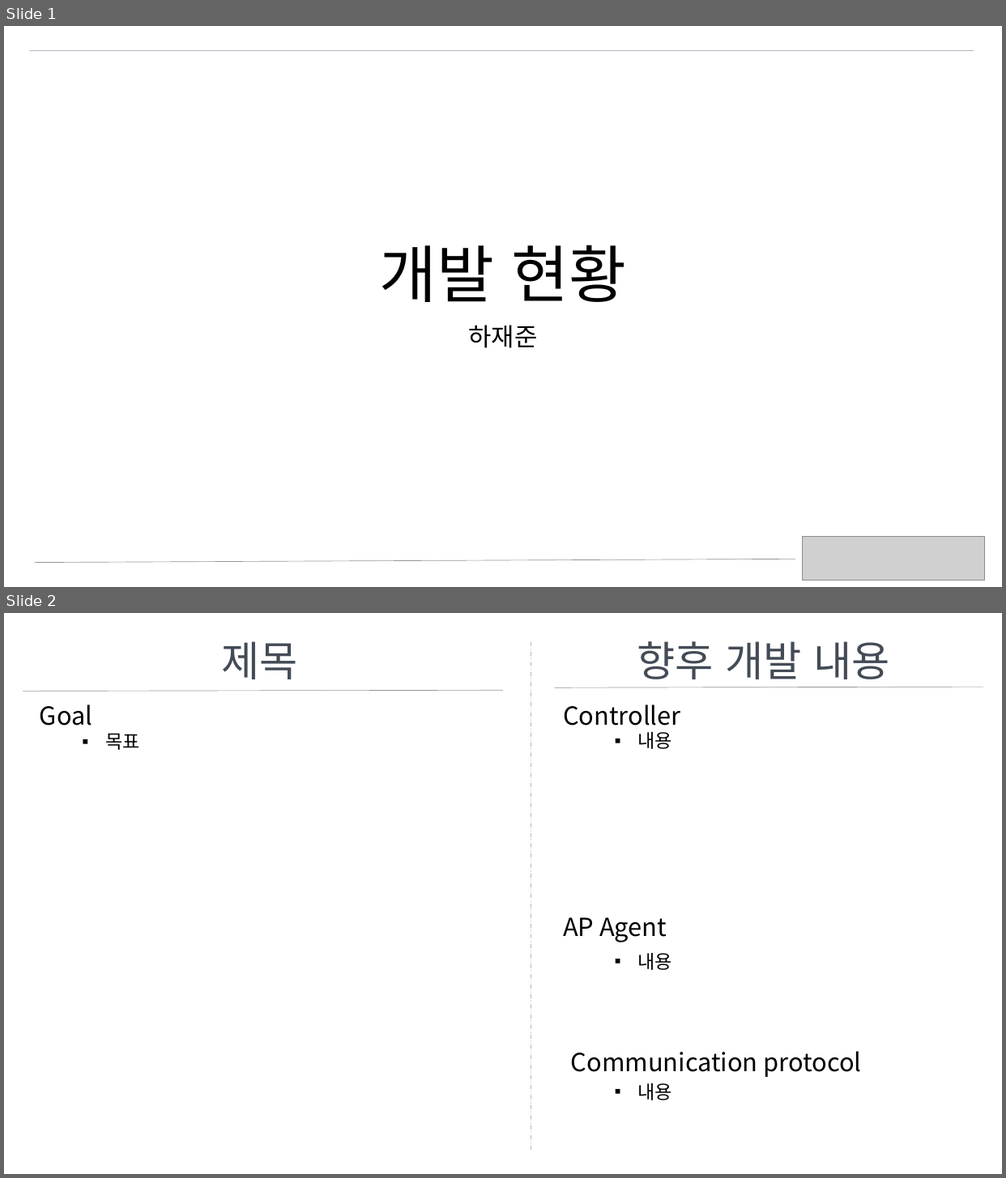
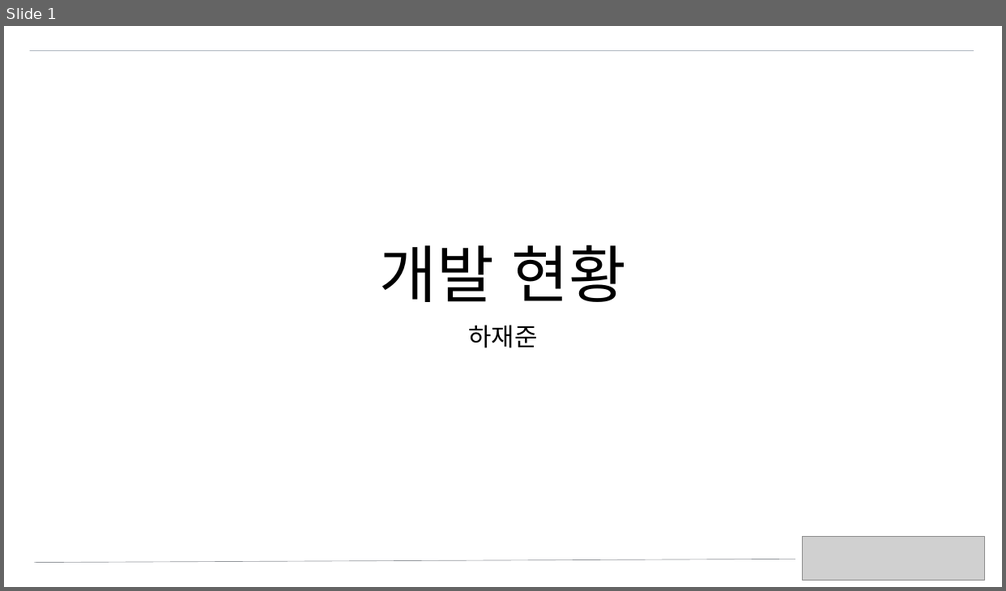
Before and after one commit to jaejunha/Paper, a slide deck: Daily(written_in_Korean)/180913.pptx. Shown one above the other, each under a label of ours: slides 1 and 2 before the commit, slide 1 after it. The pictures are 1006x1178 and 1006x591 pixels, drawn with LibreOffice and Linux fonts; fonts in the diff are those of the drawing; grey boxes stand for pictures. Boxes give left, top, right and bottom in pixels: in the first picture for what was removed or moved away, otherwise in the second. Text is boxed around its words. In the diff, an @@ line names an element or a change of style, - is before the commit and + after.

Commit message:
2018.09.13

```diff
--- a/Daily(written_in_Korean)/180913.pptx
+++ b/Daily(written_in_Korean)/180913.pptx
@@ slide 2 removed at (4, 613, 1002, 1174), background #FFFFFF @@
@@ text removed at (222, 641, 298, 679) @@
-제목
@@ line removed from (531, 642) to (531, 1151) @@
@@ text removed at (637, 641, 889, 679) @@
-향후 개발 내용
@@ line removed from (23, 691) to (503, 690) @@
@@ text removed at (40, 705, 92, 726) @@
-Goal
@@ line removed from (555, 688) to (983, 687) @@
@@ text removed at (563, 705, 681, 726) @@
-Controller
@@ text removed at (105, 733, 140, 750) @@
-▪ 목표
@@ text removed at (638, 732, 673, 749) @@
-▪ 내용
@@ text removed at (563, 918, 667, 943) @@
-AP Agent
@@ text removed at (638, 953, 673, 970) @@
-▪ 내용
@@ text removed at (571, 1051, 862, 1077) @@
-Communication protocol
@@ text removed at (638, 1084, 673, 1101) @@
-▪ 내용
```
Also in this commit, not shown: 1 slide changed, 2 slides added.
